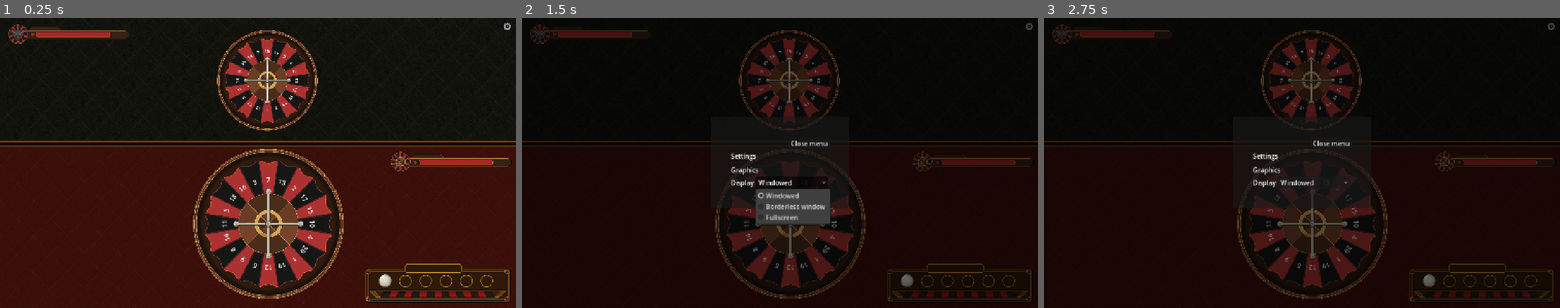
Above: before the commit, frames 1-3 (left to right).
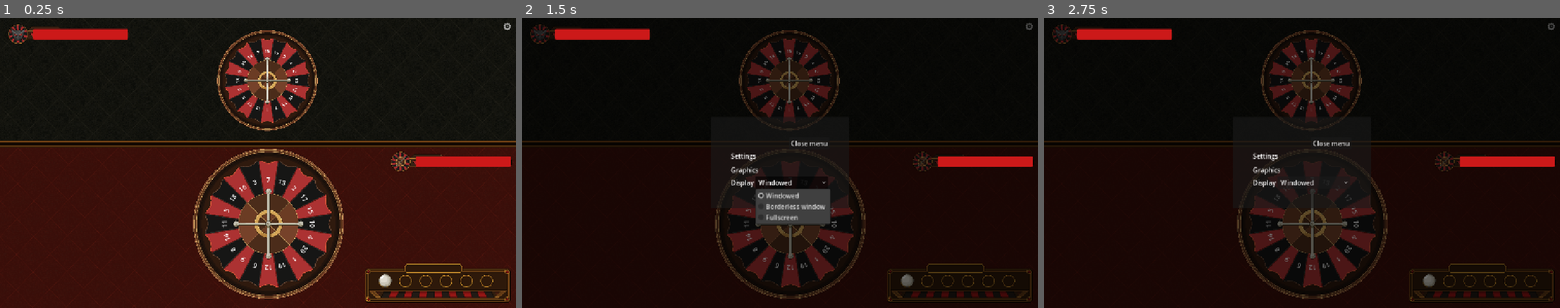
Above: after the commit, the same moments.

Repository: mgrass-dev/spin-it
Game: Godot game, scene res://scenes/main.tscn
The game is run twice, just before and just after one commit, with the same random seed, the same clock (stepped at 60 frames per second) and the same inputs. This scene is started directly instead of the project's main scene.
Inputs:
- Up to frame 1 (0.25 s): no input
- Up to frame 2 (1.5 s): click "⚙" at 0.5 s; click "Windowed" at 1.25 s
- Up to frame 3 (2.75 s): click "⚙" at 2 s

The runs differ from the first frame. In frame 1, 1.4% of the frame differs, in the area x 6-99%, y 3-52%; in frame 2, 1.4%; in frame 3, 1.4%.

Commit message:
feat: add enemy/player HP system with combat win condition
- level_1.json: add player HP (50/50), enemy HP already defined per-combat
- GameState: track enemy_hp/max_hp and player_hp/max_hp; start_combat() now
  loads HP from level JSON (player HP persists across combats, enemy resets)
- main.tscn: add UILayer (layer 5) with EnemyHPBar and PlayerHPBar ProgressBars
  overlaid on existing HUD sprites
- main.gd: style HP bars red on ready, apply damage to enemy on each spin,
  block ball interaction after combat, show "Retour à la carte" only when
  enemy HP reaches 0
- map.tscn: fix Background/LegendPanel scale (0.667) for 1920x1080 sprites

Diff:
--- a/data/levels/level_1.json
+++ b/data/levels/level_1.json
@@ -1,59 +1,63 @@
 {
-    "id": 1,
-    "boss": {
-        "name": "Démon",
-        "hp": 500,
-        "max_hp": 500
-    },
-    "nodes": [
-        {
-            "id": "start",
-            "type": "start",
-            "position": [515, 600],
-            "connections": ["c1"]
-        },
-        {
-            "id": "c1",
-            "type": "combat",
-            "position": [515, 490],
-            "connections": ["c_left", "merchant"]
-        },
-        {
-            "id": "c_left",
-            "type": "combat",
-            "position": [360, 385],
-            "connections": ["c_ul"]
-        },
-        {
-            "id": "merchant",
-            "type": "merchant",
-            "position": [595, 385],
-            "connections": ["c_ul", "c_ur"]
-        },
-        {
-            "id": "c_ul",
-            "type": "combat",
-            "position": [390, 265],
-            "connections": ["boss"]
-        },
-        {
-            "id": "c_ur",
-            "type": "combat",
-            "position": [685, 265],
-            "connections": ["boss"]
-        },
-        {
-            "id": "boss",
-            "type": "boss",
-            "position": [525, 150],
-            "connections": []
-        }
-    ],
-    "enemies": {
-        "default_combat": {
-            "name": "Gobelin",
-            "hp": 50,
-            "max_hp": 50
-        }
-    }
+	"id": 1,
+	"boss": {
+		"name": "Démon",
+		"hp": 500,
+		"max_hp": 500
+	},
+	"player": {
+		"hp": 50,
+		"max_hp": 50
+	},
+	"nodes": [
+		{
+			"id": "start",
+			"type": "start",
+			"position": [515, 600],
+			"connections": ["c1"]
+		},
+		{
+			"id": "c1",
+			"type": "combat",
+			"position": [515, 490],
+			"connections": ["c_left", "merchant"]
+		},
+		{
+			"id": "c_left",
+			"type": "combat",
+			"position": [360, 385],
+			"connections": ["c_ul"]
+		},
+		{
+			"id": "merchant",
+			"type": "merchant",
+			"position": [595, 385],
+			"connections": ["c_ul", "c_ur"]
+		},
+		{
+			"id": "c_ul",
+			"type": "combat",
+			"position": [390, 265],
+			"connections": ["boss"]
+		},
+		{
+			"id": "c_ur",
+			"type": "combat",
+			"position": [685, 265],
+			"connections": ["boss"]
+		},
+		{
+			"id": "boss",
+			"type": "boss",
+			"position": [525, 150],
+			"connections": []
+		}
+	],
+	"enemies": {
+		"default_combat": {
+			"name": "Gobelin",
+			"hp": 50,
+			"max_hp": 50
+		}
+	}
 }
--- a/scenes/main.tscn
+++ b/scenes/main.tscn
@@ -60,4 +60,21 @@
 
 [node name="DamageDisplay" parent="." unique_id=200000011 instance=ExtResource("11_damage")]
 
+[node name="UILayer" type="CanvasLayer" parent="."]
+layer = 5
+
+[node name="EnemyHPBar" type="ProgressBar" parent="UILayer"]
+offset_left = 82.0
+offset_top = 27.0
+offset_right = 318.0
+offset_bottom = 53.0
+show_percentage = false
+
+[node name="PlayerHPBar" type="ProgressBar" parent="UILayer"]
+offset_left = 1031.0
+offset_top = 344.0
+offset_right = 1267.0
+offset_bottom = 370.0
+show_percentage = false
+
 [node name="SettingsMenu" parent="." unique_id=623952953 instance=ExtResource("11_ya4ey")]
--- a/scenes/map.tscn
+++ b/scenes/map.tscn
@@ -14,10 +14,12 @@
 
 [node name="Background" type="Sprite2D" parent="."]
 position = Vector2(640, 360)
+scale = Vector2(0.66667, 0.66667)
 texture = ExtResource("2_bg")
 
 [node name="LegendPanel" type="Sprite2D" parent="."]
-position = Vector2(1093, 400)
+position = Vector2(640, 360)
+scale = Vector2(0.66667, 0.66667)
 texture = ExtResource("3_legend")
 
 [node name="PathsLayer" type="Node2D" parent="."]
--- a/scripts/game_state.gd
+++ b/scripts/game_state.gd
@@ -4,8 +4,25 @@
 var completed_nodes: Array[String] = []
 var current_combat_node_id: String = ""
 
-func start_combat(node_id: String) -> void:
+# Player HP persists across combats in the same run
+var player_hp: int = 0
+var player_max_hp: int = 0
+
+# Enemy HP resets each combat
+var enemy_hp: int = 0
+var enemy_max_hp: int = 0
+
+func start_combat(node_id: String, level_data: Dictionary) -> void:
 	current_combat_node_id = node_id
+	# Init player HP only once per run
+	if player_max_hp == 0:
+		var p: Dictionary = level_data.get("player", {})
+		player_max_hp = p.get("max_hp", 50)
+		player_hp = p.get("hp", player_max_hp)
+	# Reset enemy HP for each combat
+	var e: Dictionary = level_data.get("enemies", {}).get("default_combat", {})
+	enemy_max_hp = e.get("max_hp", 50)
+	enemy_hp = e.get("hp", enemy_max_hp)
 
 func complete_current_combat() -> void:
 	if current_combat_node_id != "" and current_combat_node_id not in completed_nodes:
--- a/scripts/main.gd
+++ b/scripts/main.gd
@@ -3,6 +3,8 @@
 @onready var player_wheel: Node2D = $PlayerWheel
 @onready var ball: Node2D = $Ball
 @onready var damage_display: CanvasLayer = $DamageDisplay
+@onready var _enemy_hp_bar: ProgressBar = $UILayer/EnemyHPBar
+@onready var _player_hp_bar: ProgressBar = $UILayer/PlayerHPBar
 
 const WHEEL_VISUAL_RADIUS := 250.0
 const BALL_APPROACH_DURATION := 0.5
@@ -12,6 +14,7 @@
 var _ball_offset_angle := 0.0
 var _ball_approach_start := Vector2.ZERO
 var _ball_approach_time := 0.0
+var _combat_over := false
 
 func _ready() -> void:
 	if not OS.has_feature("editor"):
@@ -23,8 +26,37 @@
 	ball.released.connect(_on_ball_released)
 	player_wheel.spin_completed.connect(_on_spin_completed)
 	damage_display.damage_applied.connect(_on_damage_applied)
+	_setup_hp_bars()
+
+func _setup_hp_bars() -> void:
+	# Fallback if scene launched directly without map
+	if GameState.enemy_max_hp == 0:
+		GameState.enemy_max_hp = 50
+		GameState.enemy_hp = 50
+	if GameState.player_max_hp == 0:
+		GameState.player_max_hp = 50
+		GameState.player_hp = 50
+
+	var fill_style := StyleBoxFlat.new()
+	fill_style.bg_color = Color(0.8, 0.1, 0.1)
+	fill_style.set_corner_radius_all(3)
+	var bg_style := StyleBoxFlat.new()
+	bg_style.bg_color = Color(0.12, 0.04, 0.04, 0.85)
+	bg_style.set_corner_radius_all(3)
+
+	for bar in [_enemy_hp_bar, _player_hp_bar]:
+		bar.add_theme_stylebox_override("fill", fill_style.duplicate())
+		bar.add_theme_stylebox_override("background", bg_style.duplicate())
+
+	_enemy_hp_bar.max_value = GameState.enemy_max_hp
+	_enemy_hp_bar.value = GameState.enemy_hp
+	_player_hp_bar.max_value = GameState.player_max_hp
+	_player_hp_bar.value = GameState.player_hp
 
 func _process(delta: float) -> void:
+	if _combat_over:
+		return
+
 	if ball.is_held():
 		var ball_pos: Vector2 = ball.global_position
 		var dist: float = (ball_pos - player_wheel.global_position).length()
@@ -86,11 +118,15 @@
 	ball.visible = false
 	damage_display.show_damage(item.modifier)
 
-func _on_damage_applied(_amount: int) -> void:
-	GameState.complete_current_combat()
+func _on_damage_applied(amount: int) -> void:
+	GameState.enemy_hp = maxi(0, GameState.enemy_hp - amount)
+	_enemy_hp_bar.value = GameState.enemy_hp
 	ball.return_to_slot()
 	ball.visible = true
-	_show_return_button()
+	if GameState.enemy_hp <= 0:
+		_combat_over = true
+		GameState.complete_current_combat()
+		_show_return_button()
 
 func _show_return_button() -> void:
 	var canvas := CanvasLayer.new()
--- a/scripts/map.gd
+++ b/scripts/map.gd
@@ -133,5 +133,5 @@
 func _on_start_pressed() -> void:
 	if selected_node == null:
 		return
-	GameState.start_combat(selected_node.node_id)
+	GameState.start_combat(selected_node.node_id, level_data)
 	get_tree().change_scene_to_file("res://scenes/main.tscn")
